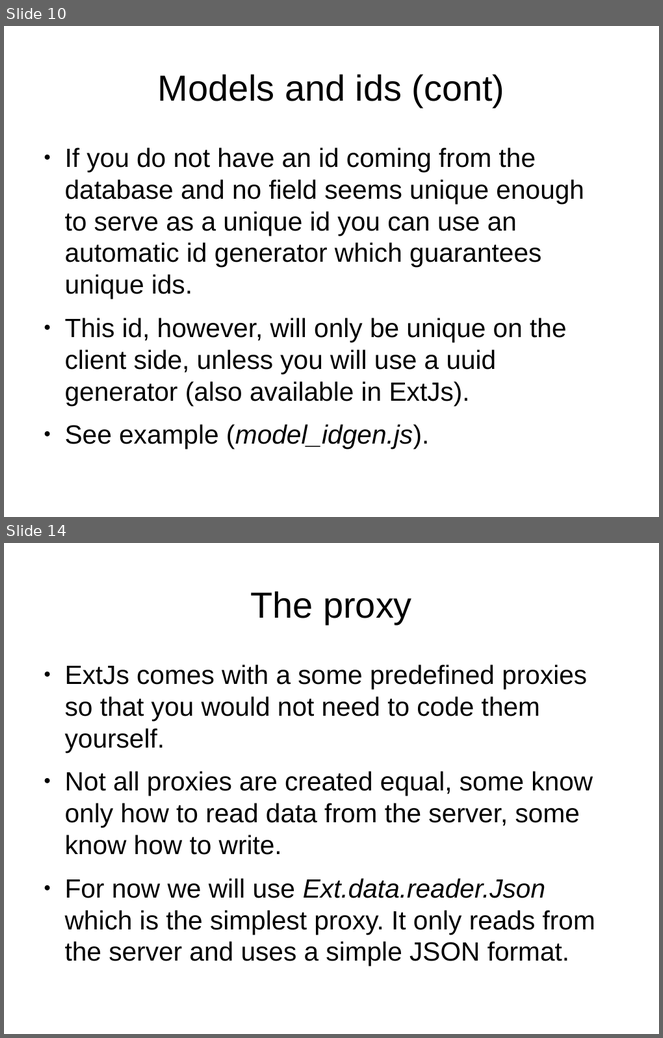
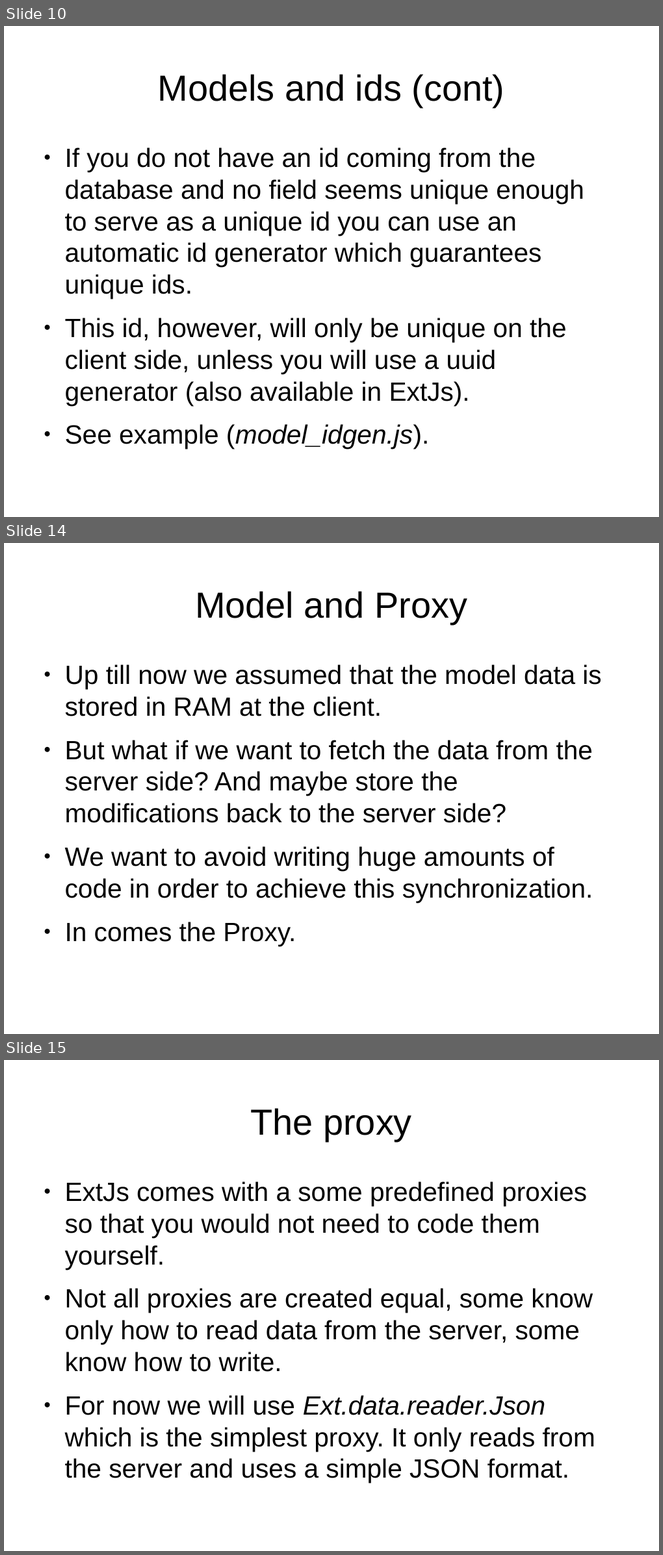
Before and after one commit to veltzer/demos, a slide deck: javascript/extjs/doc/extjs_data.odp. Shown one above the other, each under a label of ours: slides 10 and 14 before the commit, slides 10, 14 and 15 after it; the slides between them are not shown. The pictures are 663x1038 and 663x1555 pixels, drawn with LibreOffice and Linux fonts; fonts in the diff are those of the drawing. Boxes give left, top, right and bottom in pixels: in the first picture for what was removed or moved away, otherwise in the second. Text is boxed around its words. In the diff, an @@ line names an element or a change of style, - is before the commit and + after.

```diff
--- a/javascript/extjs/doc/extjs_data.odp
+++ b/javascript/extjs/doc/extjs_data.odp
@@ slide 14 added at [4, 543, 659, 1034], background #FFFFFF @@
@@ title added at [195, 591, 467, 624], 44 pt, text #000000 @@
+Model and Proxy
@@ text added at [65, 665, 601, 946], 32 pt, text #000000 @@
+● Up till now we assumed that the model data is stored in RAM at the client.
+● But what if we want to fetch the data from the server side? And maybe store the modifications back to the server side?
+● We want to avoid writing huge amounts of code in order to achieve this synchronization.
+● In comes the Proxy.
@@ what was slide 14 is now slide 15 @@
```
Also in this commit, not shown: 1 slide changed, 6 other slides added, 6 other files.
